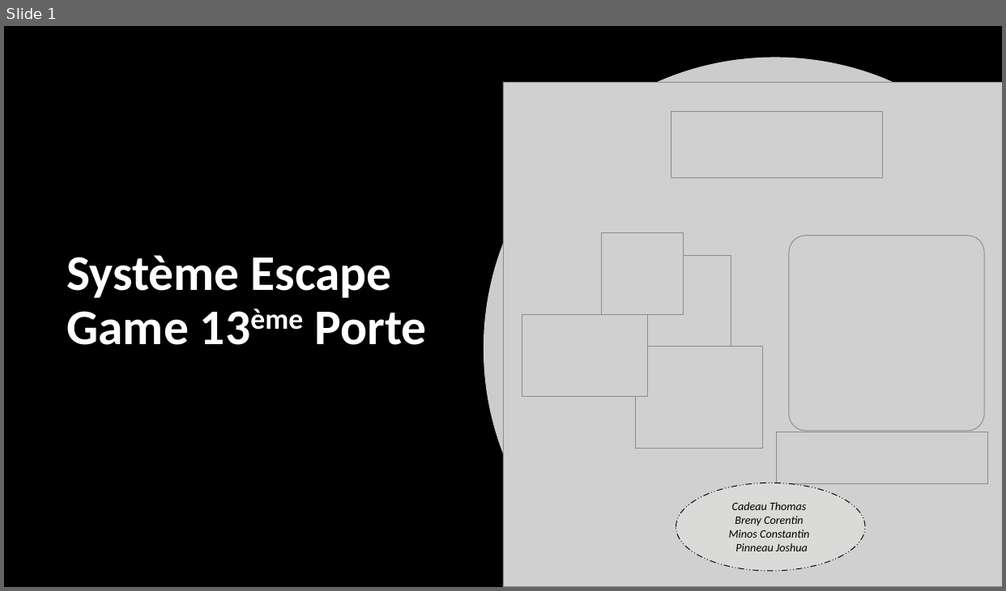
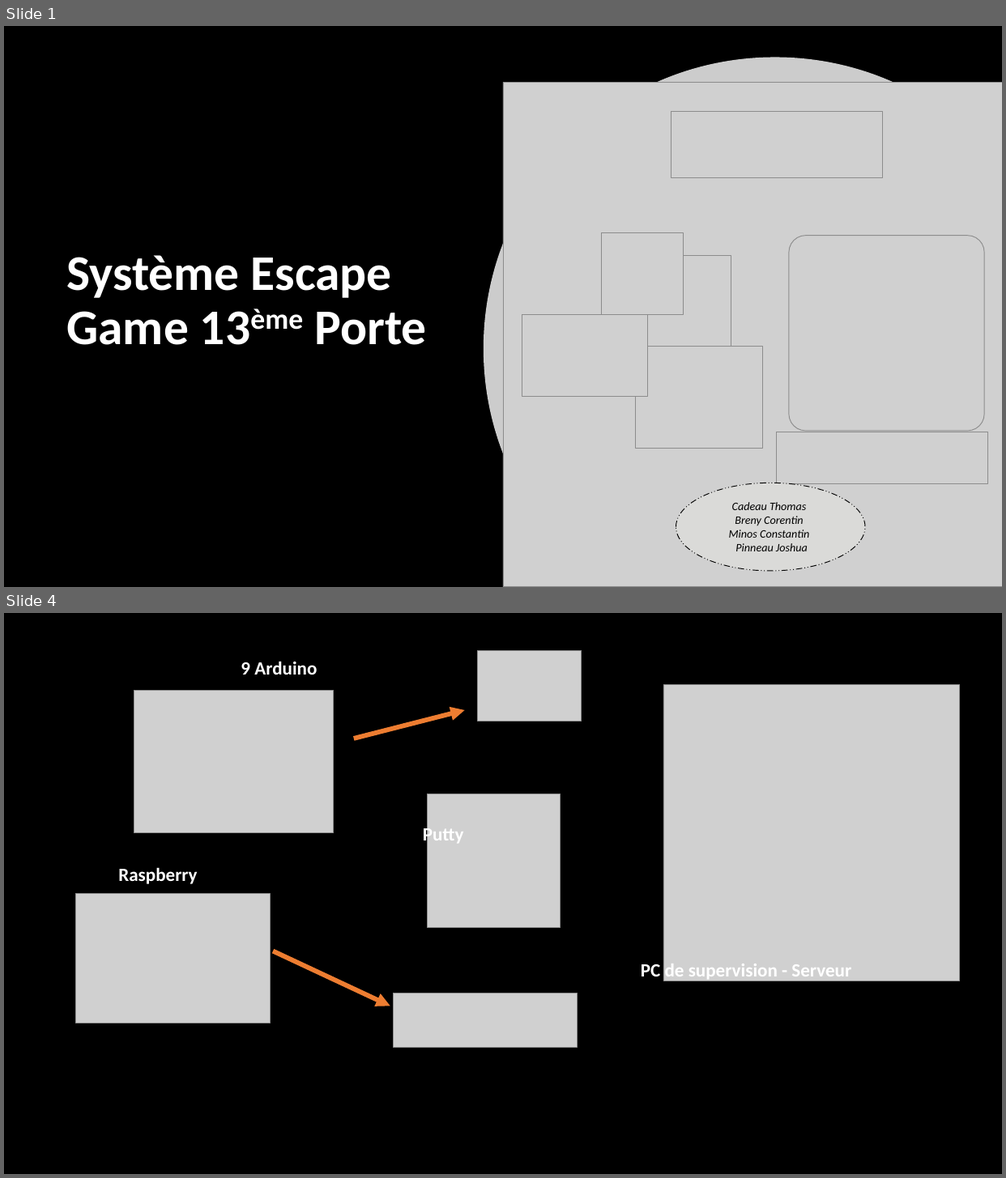
Before and after one commit to corentin-breny/Systeme_Escape_Game_13emePorte, a slide deck: Etudiants/Constantin/Constantin.MInos.RDPno1.pptx. Shown one above the other, each under a label of ours: slide 1 before the commit, slides 1 and 4 after it; the slides between them are not shown. The pictures are 1006x591 and 1006x1178 pixels, drawn with LibreOffice and Linux fonts; fonts in the diff are those of the drawing; grey boxes stand for pictures; background and template pictures are left out. Boxes give left, top, right and bottom in pixels: in the first picture for what was removed or moved away, otherwise in the second. Text is boxed around its words. In the diff, an @@ line names an element or a change of style, - is before the commit and + after.

```diff
--- a/Etudiants/Constantin/Constantin.MInos.RDPno1.pptx
+++ b/Etudiants/Constantin/Constantin.MInos.RDPno1.pptx
@@ slide 4 added at <box>4,613,1002,1174</box>, background picture (left out) @@
@@ rectangle added at <box>4,613,1002,1174</box>, fill #000000 @@
@@ text added at <box>241,661,317,675</box>, 18 pt, text #FFFFFF, bold @@
+9 Arduino
@@ picture added at <box>478,650,582,721</box> @@
@@ picture added at <box>663,685,960,982</box> @@
@@ picture added at <box>134,691,334,833</box> @@
@@ arrow added from (354, 739) to (464, 710), #ED7D31 4.5 pt @@
@@ picture added at <box>427,794,560,927</box> @@
@@ text added at <box>423,824,464,845</box>, 18 pt, text #FFFFFF, bold @@
+Putty
@@ text added at <box>118,867,197,884</box>, 18 pt, text #FFFFFF, bold @@
+Raspberry
@@ picture added at <box>76,894,270,1023</box> @@
@@ arrow added from (273, 952) to (390, 1006), #ED7D31 4.5 pt @@
@@ text added at <box>641,964,851,982</box>, 18 pt, text #FFFFFF, bold @@
+PC de supervision - Serveur
@@ picture added at <box>394,994,577,1048</box> @@
```
Also in this commit, not shown: 6 other slides added, 1 slide removed, 2 other files.
